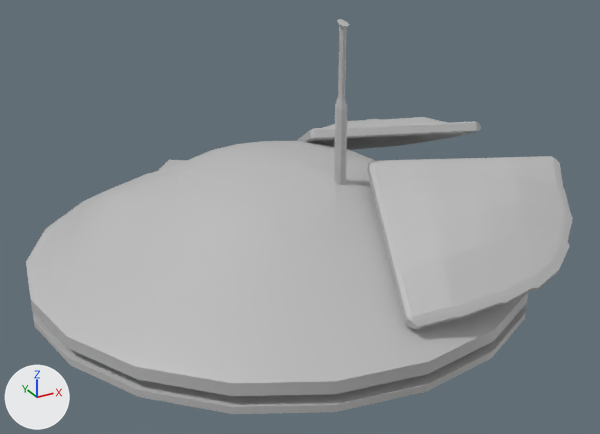
A saved change to the FBX model Assets/Assets_Pedro_Gonzalez-Anta/DroneHolo.fbx.
One viewpoint serves both versions: a camera (50 mm lens) standing at (-0.0141, -0.0273, 0.0376) and looking at (0.0003, -0.0011, 0.0245). The axes (+X, +Y, +Z) are drawn at lower left. The lights are the same throughout. Where no turn or scale is listed for an object, it has been applied to the vertices.
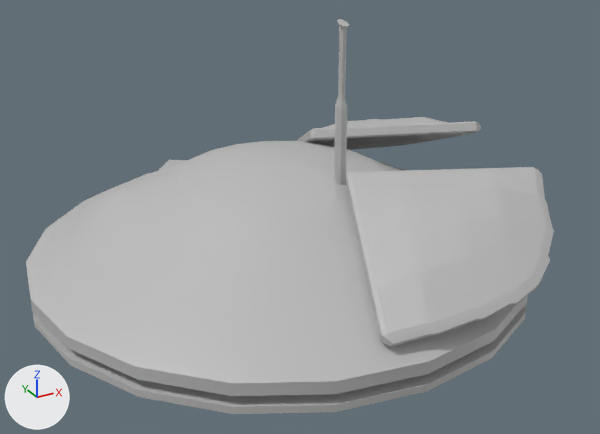
Boxes (x1, y1, x2, y2) around the edits, measured in the pictures (600 x 434 px):
'pCube2', moved: before (367, 156, 573, 330); after (345, 167, 554, 347)

What the commit changed:
Object 'pCube2' (ob_pcube2) moves from (0.00445, -0.00723, 0.02529) to (0.00337, -0.00743, 0.02511).
